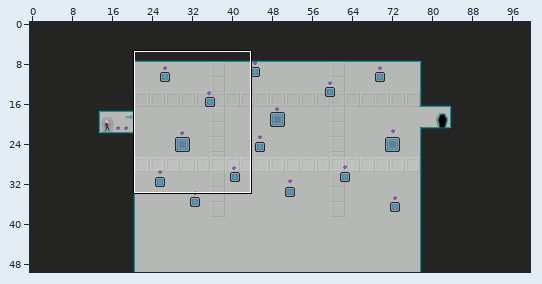
One commit to this Tiled map: map-src/dots.tmx. Above, an overview of the earlier version with the close-up marked.
Close-up. As it was:
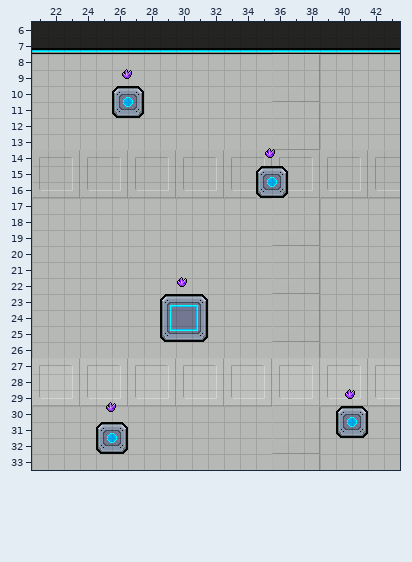
Cells are 16x16 px. Shown: x 21..43, y 6..33. The commit also changed other parts of the map, which this record leaves out.
Now the later version:
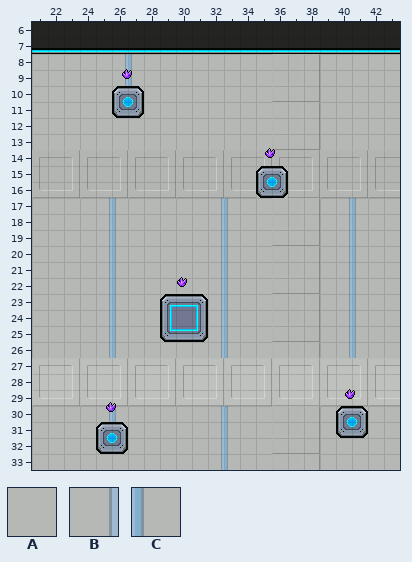
Key: from "main": A 278, B 328, C 329.
_ is an empty cell.
The edit:
Layer "Tile Layer 1":
y 8..9: x 26..27 AA -> BC
y 17..26: x 25..26 AA -> BC; x 32..33 AA -> BC; x 40..41 AA -> BC
y 30: x 25..26 AA -> BC; x 32..33 AA -> BC
y 31..33: x 32..33 AA -> BC
